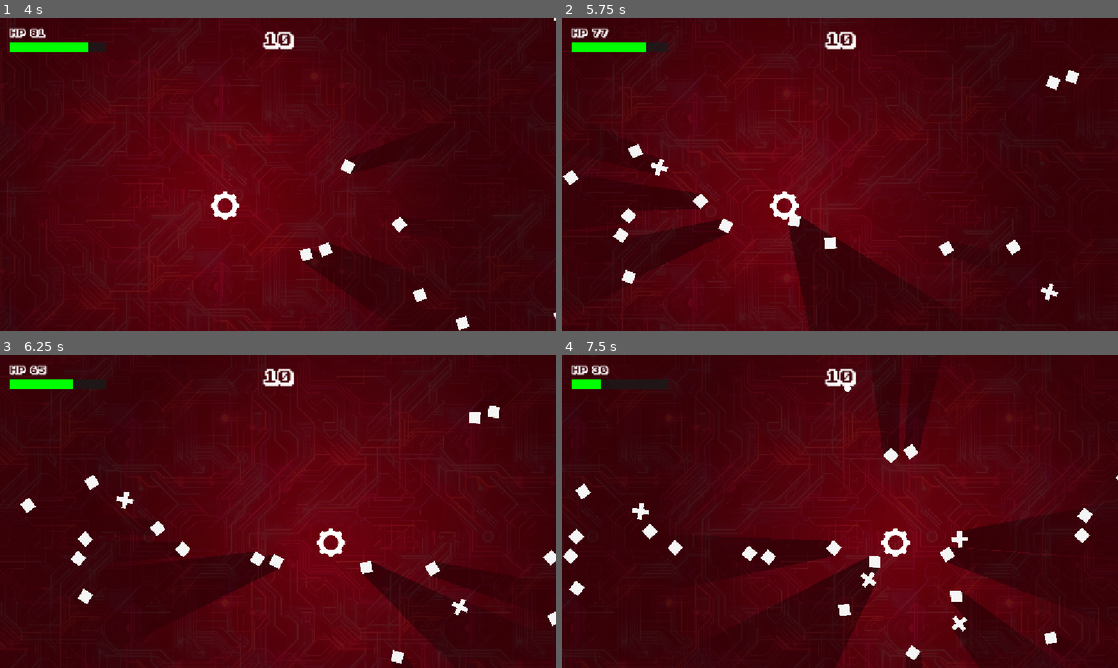
Above: before the commit, frames 1-4 (two rows, left to right).
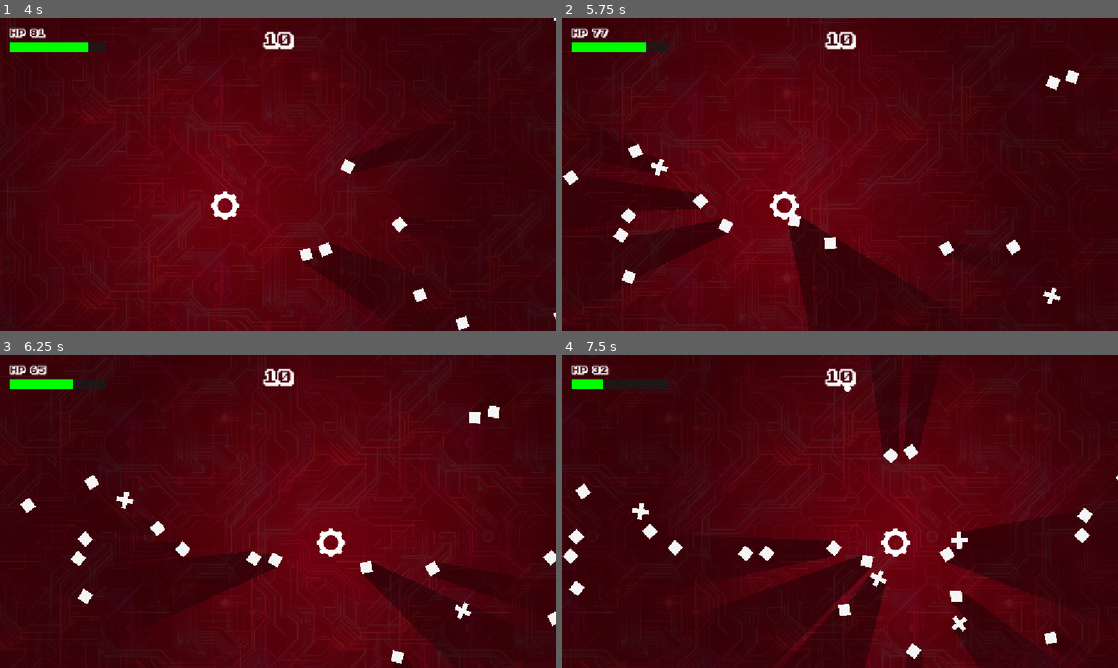
Above: after the commit, the same moments.

Repository: howardkam/Blockade
Game: Godot game, scene res://world_1.tscn
Same seed, same stepped clock (60 frames per second), same inputs: the game is played once before the commit and once after it. Sound files missing from this copy of the repository are replaced by a short silence.
Inputs:
- Up to frame 1 (4 s): tap Enter (ui_accept) at 0.5, 0.77, 1.52, 3.02, 3.77 s; hold D (right) 0.53-1.28 s; hold R 0.53-1.28 s; hold S (down) 1.28-2.03 s; tap R at 1.35, 2.85 s; hold D (right) 2.03-2.78 s; hold R 2.03-2.78 s; hold I (shootup) 2.78-3.53 s; hold A (left) from 3.53 s (still down); hold R from 3.53 s (still down)
- Up to frame 2 (5.75 s): release R at 4.28 s; tap R at 4.35 s; tap Enter (ui_accept) at 4.52 s; release A (left) at 5.03 s; hold S (down) from 5.03 s (still down); hold R from 5.03 s (still down)
- Up to frame 3 (6.25 s): release S (down) at 5.78 s; release R at 5.78 s; hold D (right) from 5.78 s (still down); tap R at 5.85 s; tap Enter (ui_accept) at 6.02 s
- Up to frame 4 (7.5 s): release D (right) at 6.53 s; hold I (shootup) 6.53-7.28 s; hold R 6.53-7.28 s; tap Enter (ui_accept) at 6.77 s; hold D (right) from 7.28 s (still down); tap R at 7.35 s

Frame 1 is identical in both runs. In frame 2, less than 0.1% of the frame differs, in the area x 86-90%, y 21-92%; in frame 3, 0.4%; in frame 4, 2.5%, in the area x 3-87%, y 4-100%.

Commit message:
Injury sounds

Diff:
--- a/player.gd
+++ b/player.gd
@@ -23,6 +23,7 @@
 @onready var hitbox: Area2D = $hitbox
 @onready var ui_layer: CanvasLayer = $UI
 @onready var sprite: Sprite2D = $"Gear(4)"
+@onready var injurysound = $injurysound
 
 var health_bar: ProgressBar
 var health_label: Label
@@ -153,11 +154,19 @@
 	if is_touching_enemy:
 		take_damage(damage_per_second * delta)
 
+		# Play audio continuously to completion, looping while damage continues
+		if injurysound and not injurysound.playing:
+			injurysound.play()
+
 		# Modulate sprite color oscillating between white and red while touching an enemy
 		if sprite:
 			var pulse = (sin(Time.get_ticks_msec() * 0.02) + 1.0) * 0.5
 			sprite.modulate = Color.WHITE.lerp(Color.RED, pulse)
 	else:
+		# Stop sound when no longer taking damage
+		if injurysound and injurysound.playing:
+			injurysound.stop()
+
 		# Reset sprite modulate back to normal white when safe
 		if sprite:
 			sprite.modulate = Color.WHITE
@@ -174,6 +183,8 @@
 func die():
 	is_dead = true
 	velocity = Vector2.ZERO
+	if injurysound and injurysound.playing:
+		injurysound.stop()
 	hide()
 
 	died.emit()
--- a/player.tscn
+++ b/player.tscn
@@ -3,6 +3,7 @@
 [ext_resource type="Script" uid="uid://cmardiu3janpi" path="res://player.gd" id="1_onrkg"]
 [ext_resource type="Texture2D" uid="uid://bg67ck87t12dj" path="res://Assets/grey soft/Gear (4).png" id="2_onrkg"]
 [ext_resource type="FontFile" uid="uid://7ni0c1a0kdcu" path="res://Assets/ka1.ttf" id="3_i3pqv"]
+[ext_resource type="AudioStream" uid="uid://cf3xhjjm6sy8b" path="res://Assets/injury.wav" id="4_hqtel"]
 
 [sub_resource type="Gradient" id="Gradient_onrkg"]
 colors = PackedColorArray(1, 1, 1, 1, 0, 0, 0, 1)
@@ -83,3 +84,7 @@
 text = "0"
 horizontal_alignment = 1
 vertical_alignment = 1
+
+[node name="injurysound" type="AudioStreamPlayer2D" parent="." unique_id=2030096367]
+stream = ExtResource("4_hqtel")
+volume_db = 10.0
Not shown, added: Assets/injury.wav.import
Not shown, added: Assets/injury.wav
